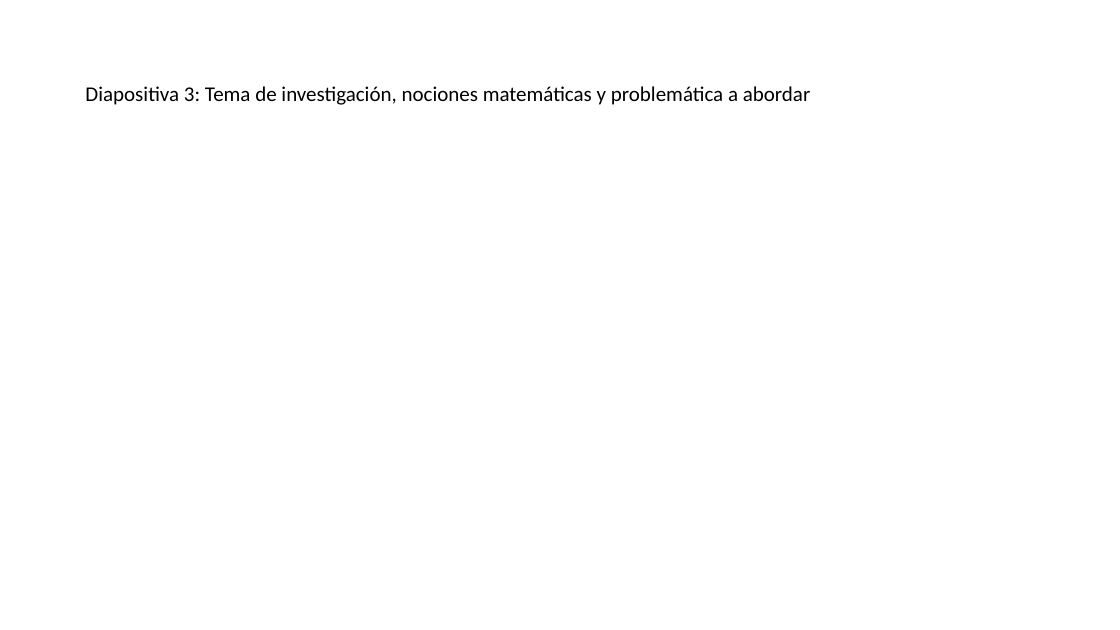
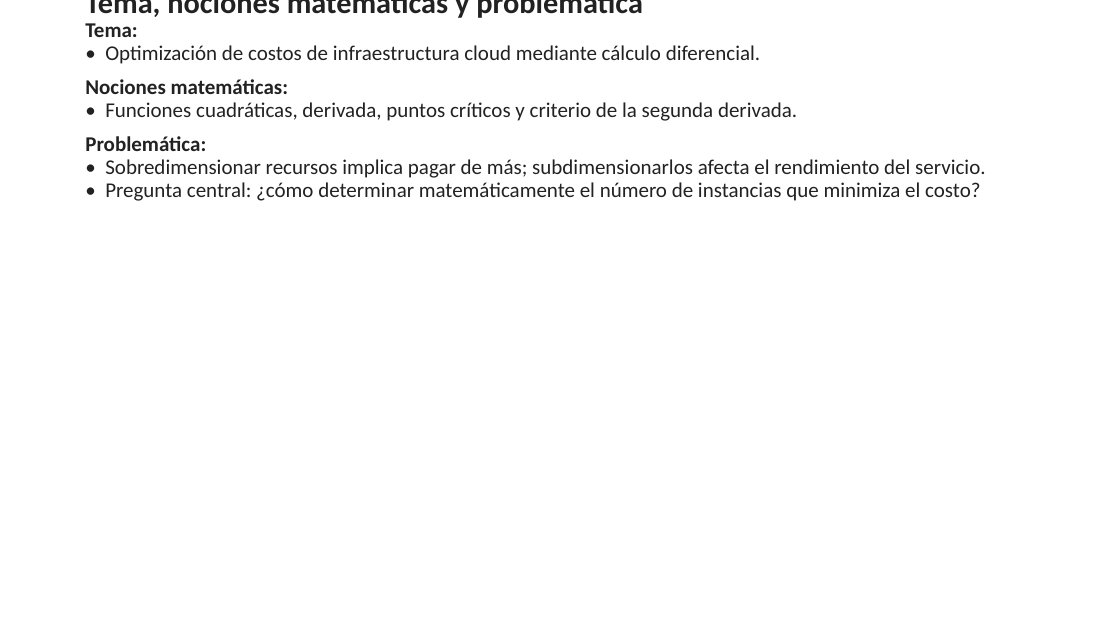
Before and after one commit to acarrascov/proyecto-calculo-optimizacion-cloud, a slide deck: slide 3 of Presentación Proyecto.pptx. Drawn at 1120x630 pixels with LibreOffice and Linux fonts; fonts in the diff are those of the drawing. Boxes give left, top, right and bottom in pixels: in the first picture for what was removed or moved away, otherwise in the second. Text is boxed around its words. In the diff, an @@ line names an element or a change of style, - is before the commit and + after.

Commit message:
Completar contenido de las 14 diapositivas del PPT (respetando su estructura original) y agregar script generador

```diff
--- a/Presentación Proyecto.pptx
+++ b/Presentación Proyecto.pptx
@@ title at (85, 0, 985, 201): text changed; text colour #000000 to #222222 @@
-Diapositiva 3: Tema de investigación, nociones matemáticas y problemática a abordar
+Tema, nociones matemáticas y problemática
+Tema:
+• Optimización de costos de infraestructura cloud mediante cálculo diferencial.
+Nociones matemáticas:
+• Funciones cuadráticas, derivada, puntos críticos y criterio de la segunda derivada.
+Problemática:
+• Sobredimensionar recursos implica pagar de más; subdimensionarlos afecta el rendimiento del servicio.
+• Pregunta central: ¿cómo determinar matemáticamente el número de instancias que minimiza el costo?
```
Also in this commit, not shown: 9 other slides changed, 4 slides added, 4 slides removed, 1 other file.
